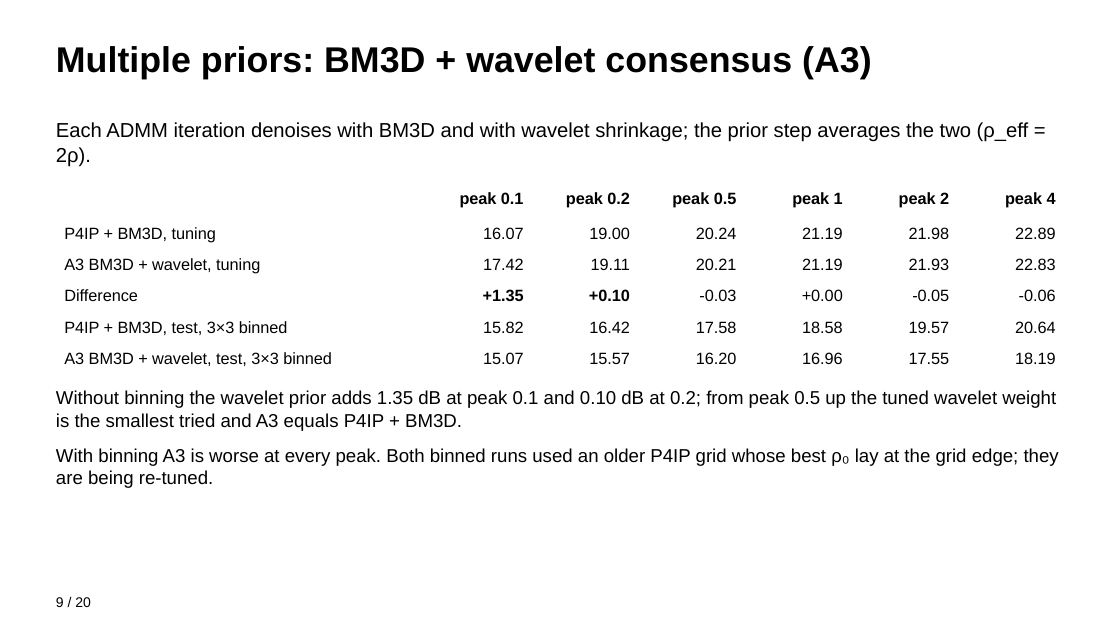
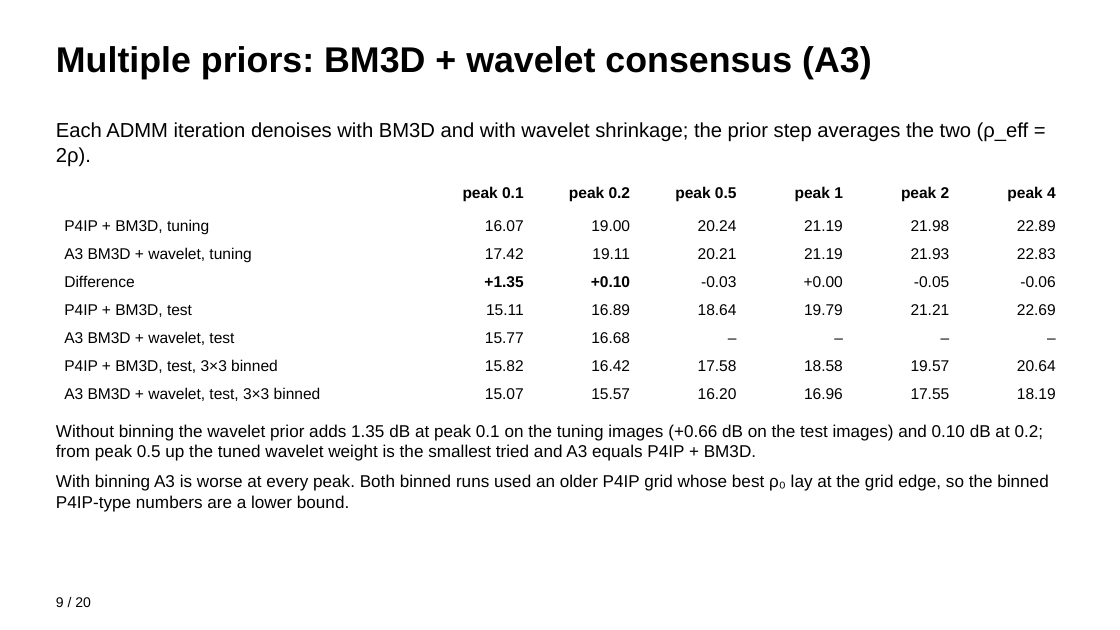
Before and after one commit to tarantulass/EE779-Poisson-Denoising, a slide deck: slide 9 of output/EE779_results.pptx. Drawn at 1120x630 pixels with LibreOffice and Linux fonts; fonts in the diff are those of the drawing. Boxes give left, top, right and bottom in pixels: in the first picture for what was removed or moved away, otherwise in the second. Text is boxed around its words. In the diff, an @@ line names an element or a change of style, - is before the commit and + after.

```diff
--- a/output/EE779_results.pptx
+++ b/output/EE779_results.pptx
@@ table at (x1=56, y1=174, x2=1064, y2=405) @@
+row 5: P4IP + BM3D, test | 15.11 | 16.89 | 18.64 | 19.79 | 21.21 | 22.69
+row 6: A3 BM3D + wavelet, test | 15.77 | 16.68 | – | – | – | –
@@ table resized from (x1=56, y1=179, x2=1064, y2=370) to (x1=56, y1=174, x2=1064, y2=405) @@
@@ text at (x1=56, y1=424, x2=1048, y2=512): text changed; size 12 to 11 pt @@
-Without binning the wavelet prior adds 1.35 dB at peak 0.1 and 0.10 dB at 0.2; from peak 0.5 up the tuned wavelet weight is the smallest tried and A3 equals P4IP + BM3D.
-With binning A3 is worse at every peak. Both binned runs used an older P4IP grid whose best ρ₀ lay at the grid edge; they are being re-tuned.
+Without binning the wavelet prior adds 1.35 dB at peak 0.1 on the tuning images (+0.66 dB on the test images) and 0.10 dB at 0.2; from peak 0.5 up the tuned wavelet weight is the smallest tried and A3 equals P4IP + BM3D.
+With binning A3 is worse at every peak. Both binned runs used an older P4IP grid whose best ρ₀ lay at the grid edge, so the binned P4IP-type numbers are a lower bound.
```
Also in this commit, not shown: 9 other slides changed, 2 other files.
